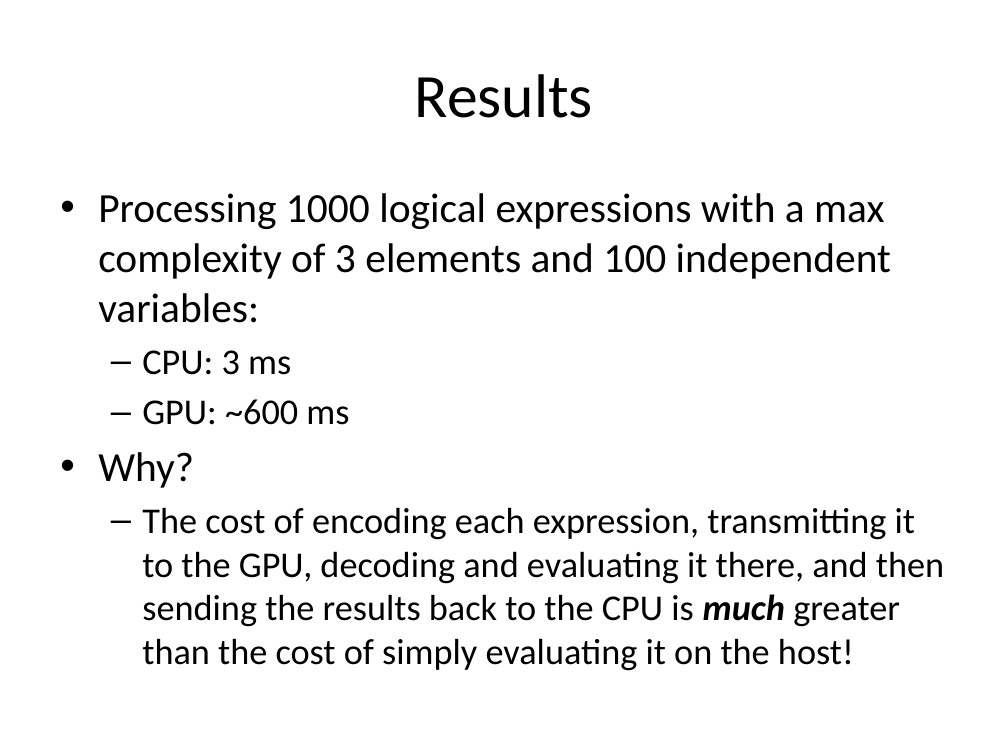
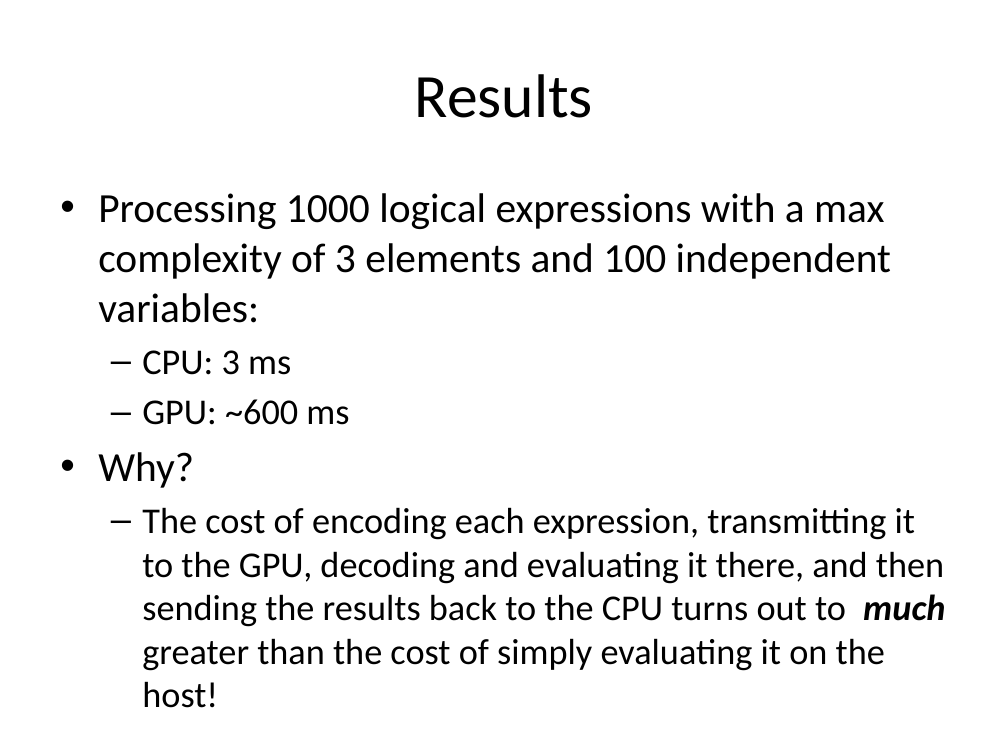
Before and after one commit to pwholmes/jiminy, a slide deck: slide 9 of docs/presentation/Presentation.pptx. Drawn at 1008x756 pixels with LibreOffice and Linux fonts; fonts in the diff are those of the drawing. Boxes give left, top, right and bottom in pixels: in the first picture for what was removed or moved away, otherwise in the second. Text is boxed around its words. In the diff, an @@ line names an element or a change of style, - is before the commit and + after.

```diff
--- a/docs/presentation/Presentation.pptx
+++ b/docs/presentation/Presentation.pptx
@@ text at bbox=[142, 507, 945, 671]: text changed @@
-  – The cost of encoding each expression, transmitting it to the GPU, decoding and evaluating it there, and then sending the results back to the CPU is much greater than the cost of simply evaluating it on the host!
+  – The cost of encoding each expression, transmitting it to the GPU, decoding and evaluating it there, and then sending the results back to the CPU turns out to much greater than the cost of simply evaluating it on the host!
```
Also in this commit, not shown: 1 other file.
